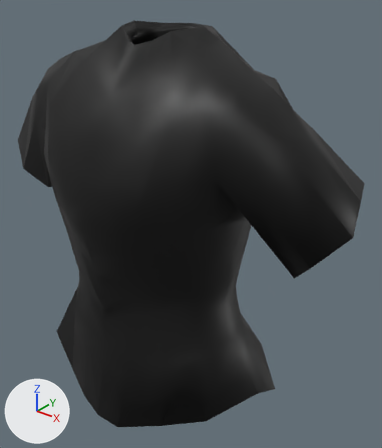
An edit to the glTF model project--farmer/model/clothe/FarmerTShirt.glb, drawn before and after from the same camera.
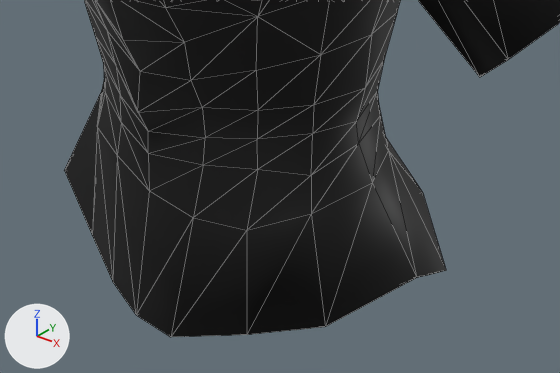
There are two pictures of each version: one whole from a camera (50 mm lens) standing at (0.404, -0.432, 1.397) and looking at (0.035, 0.029, 1.111), one close up on the part from 5% to 89% of the width and 52% to 100% of the height. The axes (+X, +Y, +Z) are drawn at lower left. The lights are the same throughout. The older version's two pictures come first. The close-ups show mesh edges as thin lines. Vertices at exactly the same position are counted once.

The scene before the commit, as lines of its bpy script (objects in view):
```python
me_mesh_003 = bpy.data.meshes.new('Mesh.003')
me_mesh_003.from_pydata(...)  # 484 vertices, 976 faces; spans x -0.245..0.256, y -0.117..0.12, z 0.866..1.342
me_mesh_003.materials.append(mat_defaultmaterial)
ob_base_002 = bpy.data.objects.new('Base.002', me_mesh_003)
ob_base_002.location = (0.0, 0.0, 0.0)
```
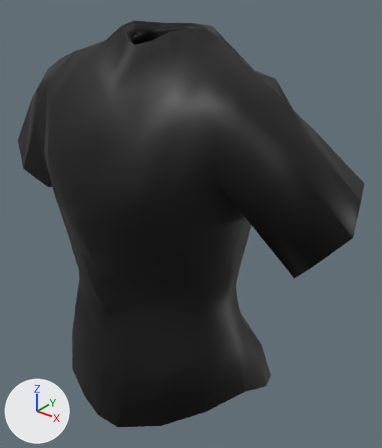
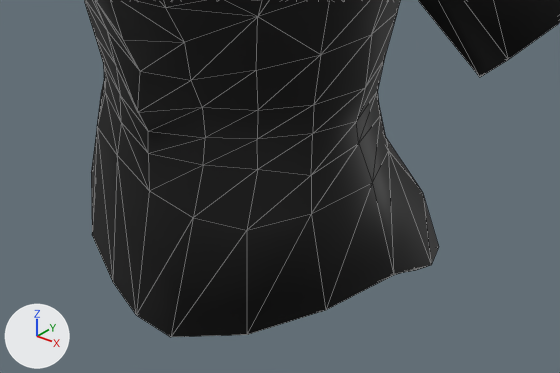
Edits to the scene script, one JSON object a line:
```json
{"block": "me_mesh_003", "where": "me_mesh_003.from_pydata(...)  # 484 vertices, 976 faces; spans x -0.245..0.256, y -0.117..0.12, z 0.866..1.342"}
{"block": "me_mesh_003", "where": "# used by ob_base_002; location = (0.0, 0.0, 0.0)"}
{"block": "me_mesh_003", "change": "me_mesh_003 part 1"}
{"op": "set", "path": "me_mesh_003.vertices[119].co", "old": "(0.156, 0.056, 0.895)", "new": "(0.142, 0.056, 0.892)", "note": "pixel (446, 270) -> pixel (431, 265)"}
{"op": "set", "path": "me_mesh_003.vertices[120].co", "old": "(0.161, 0.001, 0.931)", "new": "(0.143, 0.001, 0.923)", "note": "pixel (416, 277) -> pixel (393, 275)"}
{"op": "set", "path": "me_mesh_003.vertices[121].co", "old": "(0.135, -0.069, 0.925)", "new": "(0.122, -0.051, 0.918)", "note": "pixel (325, 326) -> pixel (325, 310)"}
{"op": "set", "path": "me_mesh_003.vertices[361].co", "old": "(0.144, 0.048, 0.889)", "new": "(0.133, 0.048, 0.887)", "note": "pixel (427, 275) -> pixel (414, 270)"}
{"op": "set", "path": "me_mesh_003.vertices[362].co", "old": "(0.148, 0.0, 0.923)", "new": "(0.132, 0.0, 0.916)"}
{"op": "set", "path": "me_mesh_003.vertices[363].co", "old": "(0.125, -0.059, 0.919)", "new": "(0.114, -0.044, 0.913)"}
{"block": "me_mesh_003", "change": "me_mesh_003 part 2"}
{"op": "set", "path": "me_mesh_003.vertices[229].co", "old": "(-0.155, 0.052, 0.912)", "new": "(-0.138, 0.052, 0.909)"}
{"op": "set", "path": "me_mesh_003.vertices[230].co", "old": "(-0.161, 0.0, 0.931)", "new": "(-0.143, 0.0, 0.922)"}
{"op": "set", "path": "me_mesh_003.vertices[231].co", "old": "(-0.134, -0.069, 0.925)", "new": "(-0.122, -0.052, 0.918)", "note": "pixel (64, 170) -> pixel (91, 172)"}
{"op": "set", "path": "me_mesh_003.vertices[471].co", "old": "(-0.143, 0.045, 0.906)", "new": "(-0.128, 0.045, 0.903)"}
{"op": "set", "path": "me_mesh_003.vertices[472].co", "old": "(-0.148, 0.0, 0.923)", "new": "(-0.132, 0.0, 0.916)"}
{"op": "set", "path": "me_mesh_003.vertices[473].co", "old": "(-0.125, -0.059, 0.919)", "new": "(-0.114, -0.044, 0.913)"}
```

Changed parts and their boxes (x1, y1, x2, y2) in the close-ups (560 x 373 px; the box of a moved part takes in the faces that stretch with it):
```json
{"object": "Base.002", "change": "reshaped", "before": [65, 0, 560, 337], "after": [84, 0, 560, 337]}
{"part": 1, "of": "me_mesh_003", "change": "moved or reshaped", "before": [247, 151, 446, 335], "after": [247, 151, 439, 335]}
{"part": 2, "of": "me_mesh_003", "change": "moved or reshaped", "before": [65, 91, 102, 234], "after": [91, 132, 97, 227], "on screen": "mostly hidden afterwards"}
```
